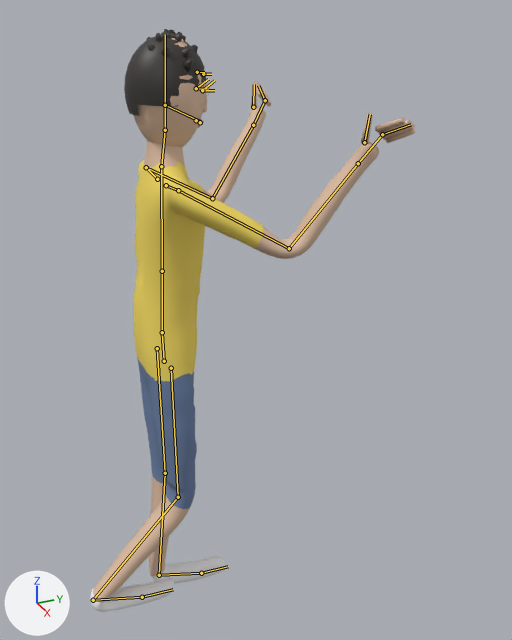
One commit to the Blender file source_art/char_kid.blend: the scene before it, then after it.
Both versions are drawn from a camera (50 mm lens) standing at (1.188, -0.339, 1.286) and looking at (0.018, 0.188, 0.7). The lights are fixed; the arrows at lower left show +X, +Y and +Z. The older version comes first. Both versions are drawn at frame 0 of the action 'carry'; the numbers are the values there. The bones that bend it are drawn over the model as lines.

The first picture shows 'kid_Mesh'.
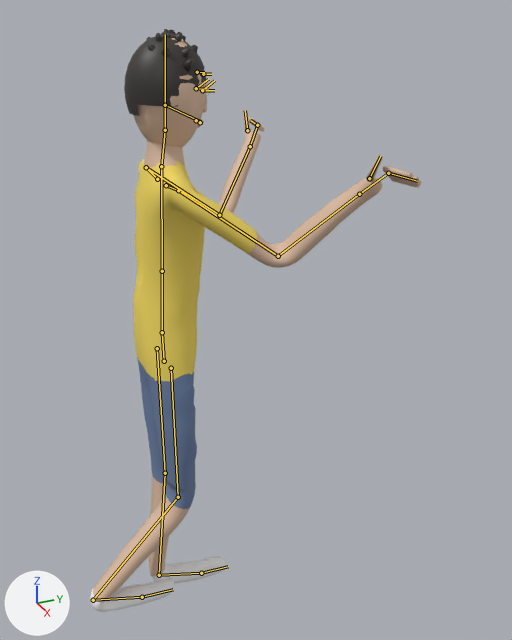
Location of each change, [x1, y1, x2, y2] in pixels of the pictures (512 x 640 px):
'kid_Mesh', posed: before [90, 29, 415, 612]; after [90, 29, 421, 612]
bone 'UpperArm.R', root to tip: before (178, 190) to (289, 248); after (178, 190) to (278, 256)
bone 'UpperArm.L', root to tip: before (146, 167) to (212, 198); after (146, 167) to (219, 215)

What the commit changed:
Bone 'UpperArm.R' (bone_upperarm_r) turns from (58, 9, 22) to (51, 13, 41) degrees about its own x, y and z.
Bone 'UpperArm.L' (bone_upperarm_l) turns from (58, -9, -22) to (51, -13, -41) degrees about its own x, y and z.
